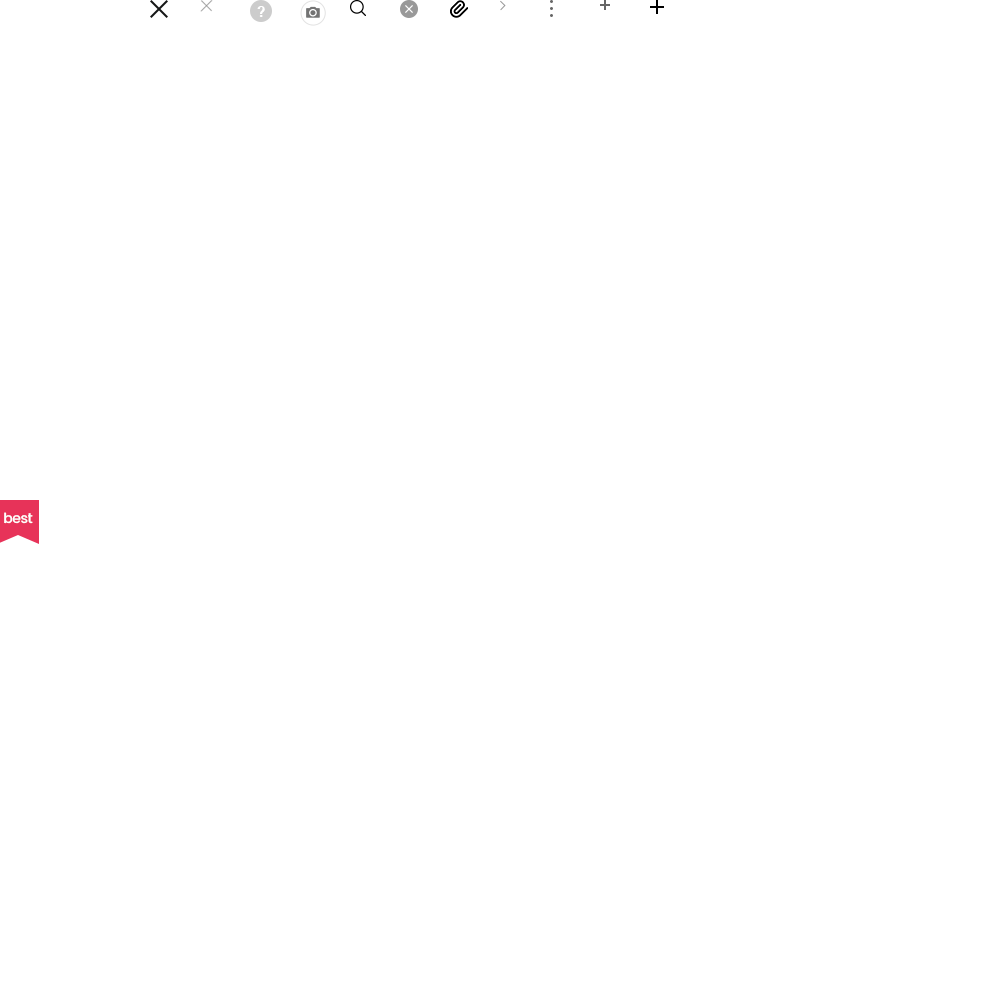
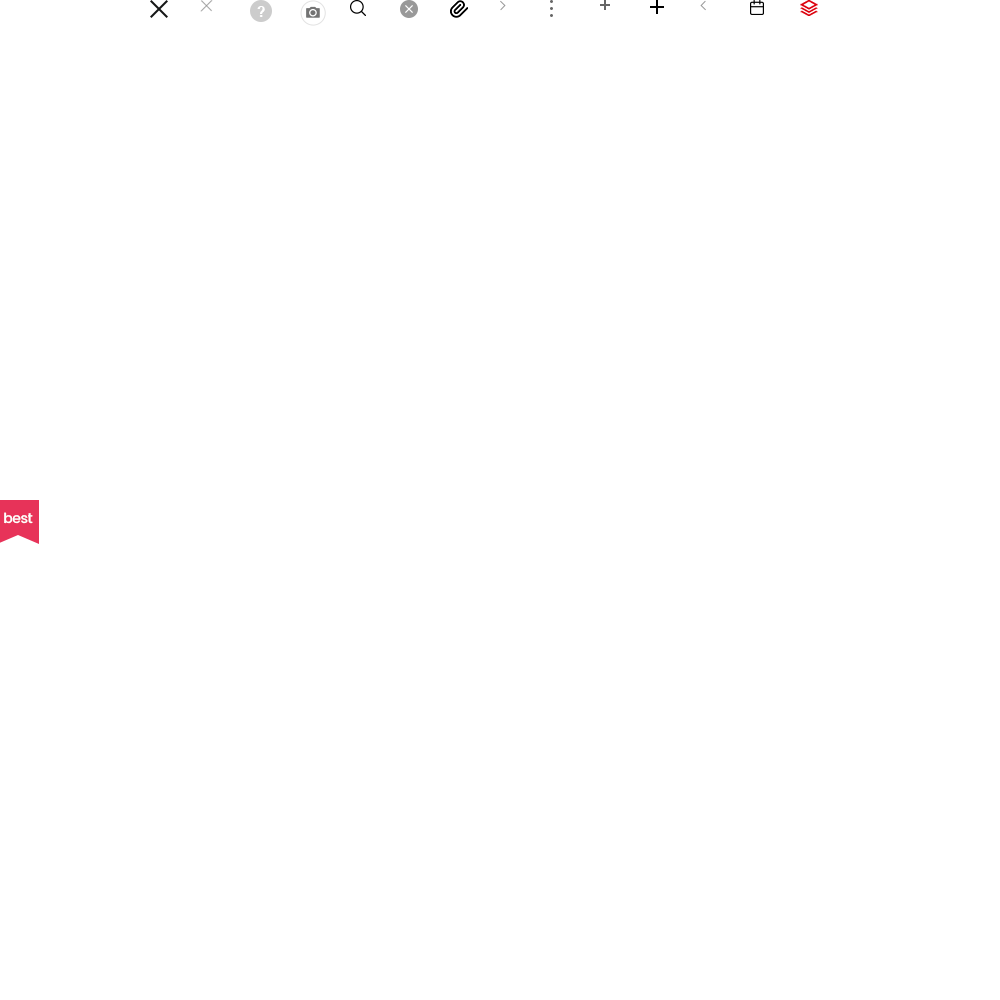
Revision of a layered w=1000, h=1000 image; what changed, layer by layer:
added layer "레이어 19" in group "그룹 1" over (x1=800, y1=0, x2=818, y2=16)
added layer "레이어 18" in group "그룹 1" over (x1=750, y1=0, x2=764, y2=15)
added layer "레이어 17" in group "그룹 1" over (x1=700, y1=0, x2=706, y2=11)
